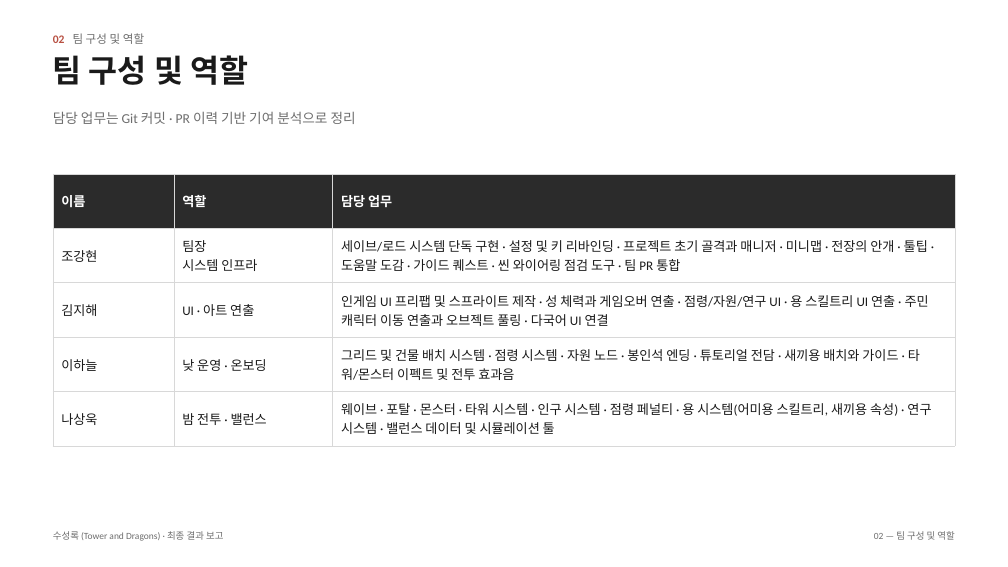
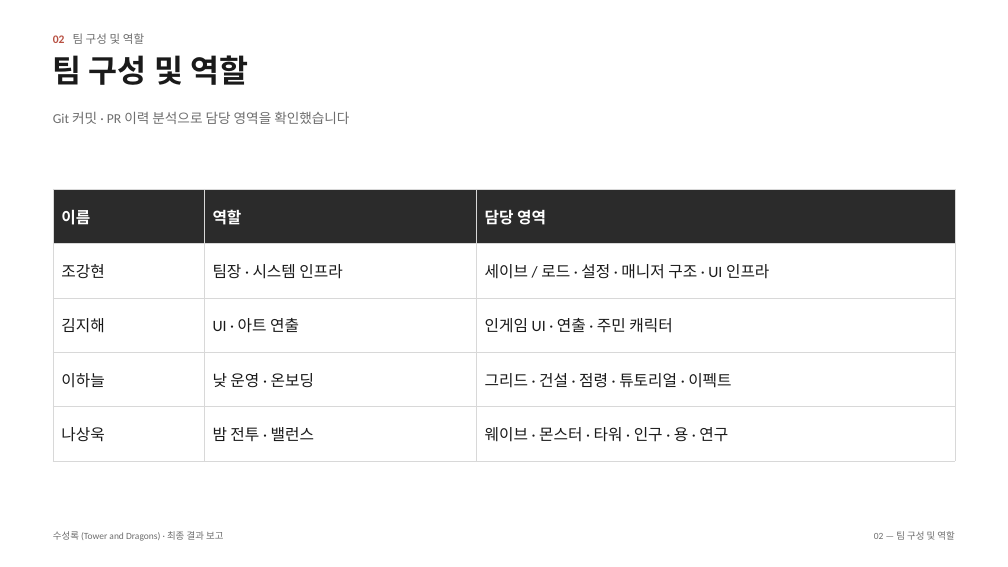
Before and after one commit to JoKangHyeon/TowerAndDragon, a slide deck: slide 7 of Docs/수성록_최종결과보고_초안.pptx (slide 5 before the commit). Drawn at 1008x567 pixels with LibreOffice and Linux fonts; fonts in the diff are those of the drawing. Boxes give left, top, right and bottom in pixels: in the first picture for what was removed or moved away, otherwise in the second. Text is boxed around its words. In the diff, an @@ line names an element or a change of style, - is before the commit and + after.

Commit message:
화상 및 둔화 효과 상태이상 이펙트 부여
+ 발표 자료 업데이트

```diff
--- a/Docs/수성록_최종결과보고_초안.pptx
+++ b/Docs/수성록_최종결과보고_초안.pptx
@@ text at [53, 111, 349, 124]: text changed @@
-담당 업무는 Git 커밋 · PR 이력 기반 기여 분석으로 정리
+Git 커밋 · PR 이력 분석으로 담당 영역을 확인했습니다
@@ table at [53, 189, 955, 461] @@
-row 1, column 3: 담당 업무
+row 1, column 3: 담당 영역
-row 2, column 2: 팀장 / 시스템 인프라
+row 2, column 2: 팀장 · 시스템 인프라
-row 2, column 3: 세이브/로드 시스템 단독 구현 · 설정 및 키 리바인딩 · 프로젝트 초기 골격과 매니저 · 미니맵 · 전장의 안개 · 툴팁 · 도움말 도감 · 가이드 퀘스트 · 씬 와이어링 점검 도구 · 팀 PR 통합
+row 2, column 3: 세이브 / 로드 · 설정 · 매니저 구조 · UI 인프라
-row 3, column 3: 인게임 UI 프리팹 및 스프라이트 제작 · 성 체력과 게임오버 연출 · 점령/자원/연구 UI · 용 스킬트리 UI 연출 · 주민 캐릭터 이동 연출과 오브젝트 풀링 · 다국어 UI 연결
+row 3, column 3: 인게임 UI · 연출 · 주민 캐릭터
-row 4, column 3: 그리드 및 건물 배치 시스템 · 점령 시스템 · 자원 노드 · 봉인석 엔딩 · 튜토리얼 전담 · 새끼용 배치와 가이드 · 타워/몬스터 이펙트 및 전투 효과음
+row 4, column 3: 그리드 · 건설 · 점령 · 튜토리얼 · 이펙트
-row 5, column 3: 웨이브 · 포탈 · 몬스터 · 타워 시스템 · 인구 시스템 · 점령 페널티 · 용 시스템(어미용 스킬트리, 새끼용 속성) · 연구 시스템 · 밸런스 데이터 및 시뮬레이션 툴
+row 5, column 3: 웨이브 · 몬스터 · 타워 · 인구 · 용 · 연구
@@ size 12.5 to 15 pt in "이름", "역할", "조강현", "김지해" and 5 more places @@
@@ table: place and size @@
-table at [53, 174, 955, 446]
+table at [53, 189, 955, 461]
```
Also in this commit, not shown: 9 other slides changed, 7 slides added, 7 slides removed, 12 other files.
